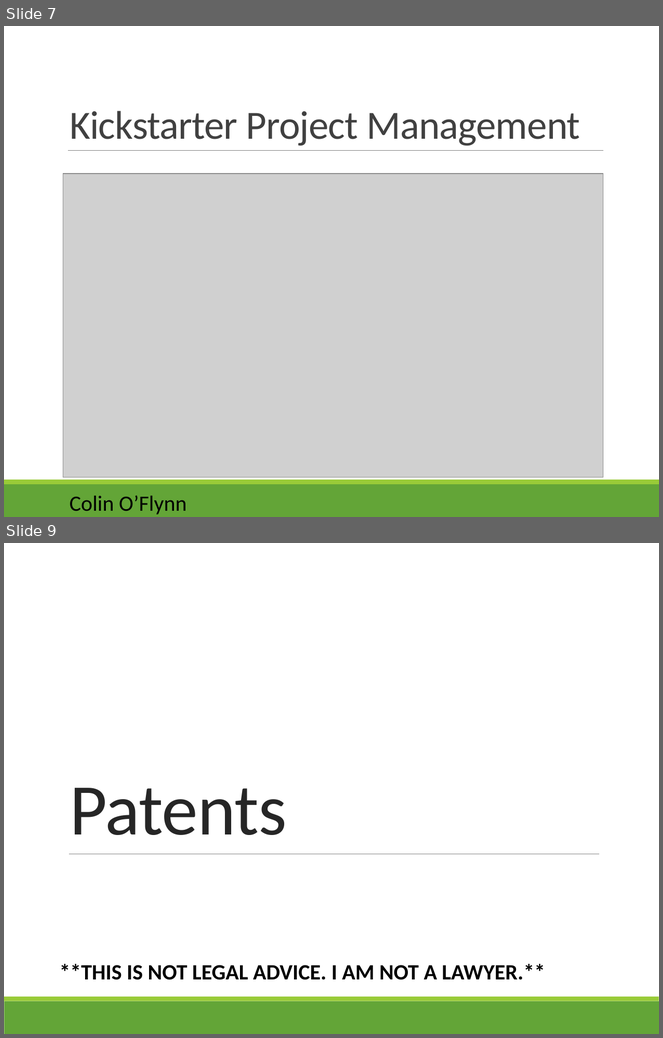
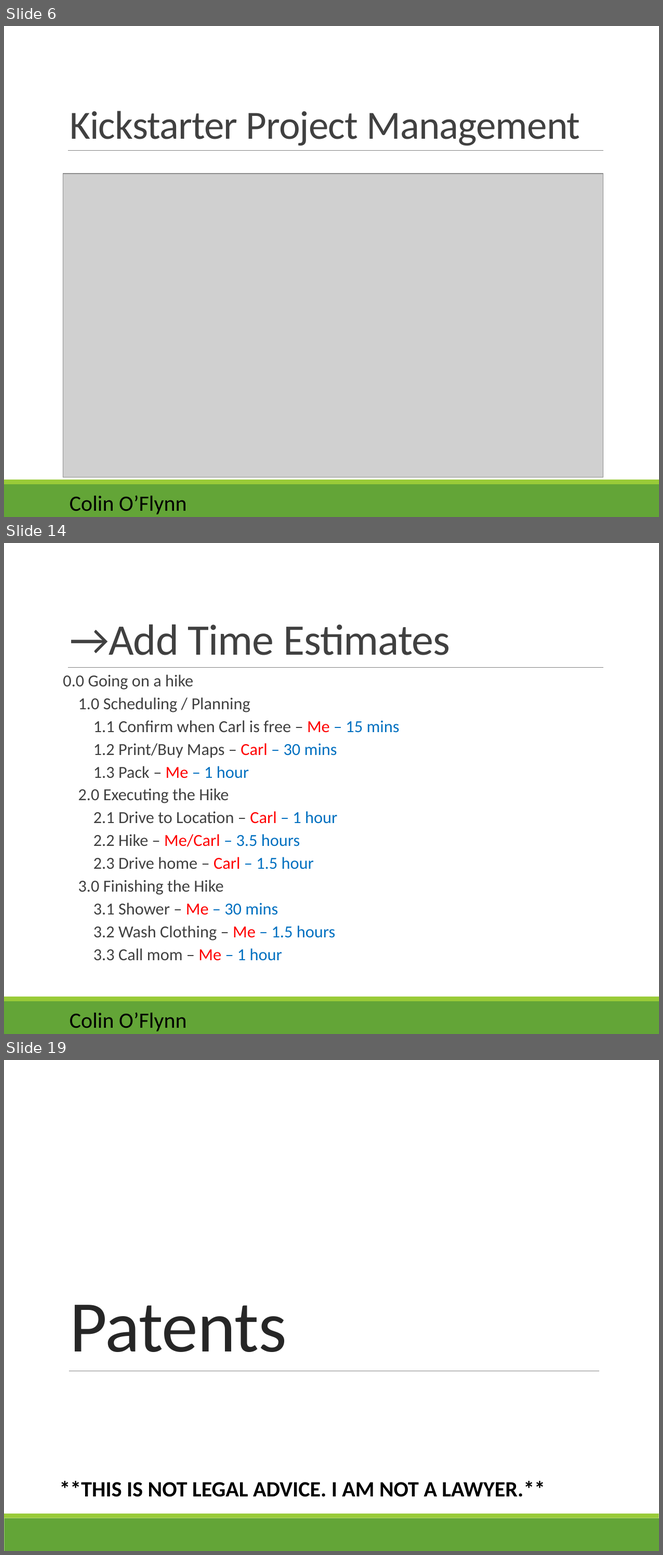
Before and after one commit to colinoflynn/eced3901, a slide deck: 2015/Lectures/ECED 3901 - 03 - Project Managment.pptx. Shown one above the other, each under a label of ours: slides 7 and 9 before the commit, slides 6, 14 and 19 after it; the slides between them are not shown. The pictures are 663x1038 and 663x1555 pixels, drawn with LibreOffice and Linux fonts; fonts in the diff are those of the drawing; grey boxes stand for pictures. Boxes give left, top, right and bottom in pixels: in the first picture for what was removed or moved away, otherwise in the second. Text is boxed around its words. In the diff, an @@ line names an element or a change of style, - is before the commit and + after.

```diff
--- a/2015/Lectures/ECED 3901 - 03 - Project Managment.pptx
+++ b/2015/Lectures/ECED 3901 - 03 - Project Managment.pptx
@@ slide 14 added at [4, 543, 659, 1034], background #FFFFFF; not listed: 4 template elements that a slide beside it also shows @@
@@ title added at [70, 624, 451, 655], 48 pt, text #404040 @@
+→Add Time Estimates
@@ text added at [63, 675, 400, 961], 18.5 pt, text #404040 @@
+0.0 Going on a hike
+1.0 Scheduling / Planning
+1.1 Confirm when Carl is free – Me – 15 mins
+1.2 Print/Buy Maps – Carl – 30 mins
+1.3 Pack – Me – 1 hour
+2.0 Executing the Hike
+2.1 Drive to Location – Carl – 1 hour
+2.2 Hike – Me/Carl – 3.5 hours
+2.3 Drive home – Carl – 1.5 hour
+3.0 Finishing the Hike
+3.1 Shower – Me – 30 mins
+3.2 Wash Clothing – Me – 1.5 hours
+3.3 Call mom – Me – 1 hour
@@ what was slide 7 is now slide 6 @@
@@ what was slide 9 is now slide 19 @@
```
Also in this commit, not shown: 4 slides changed, 12 other slides added, 5 slides removed, 1 other file.
